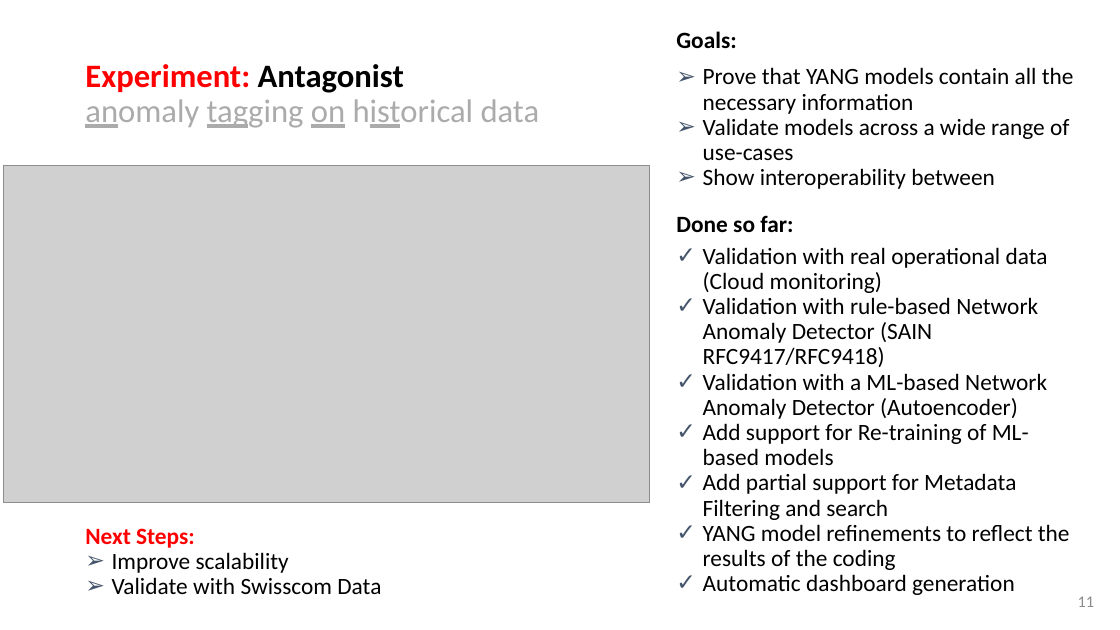
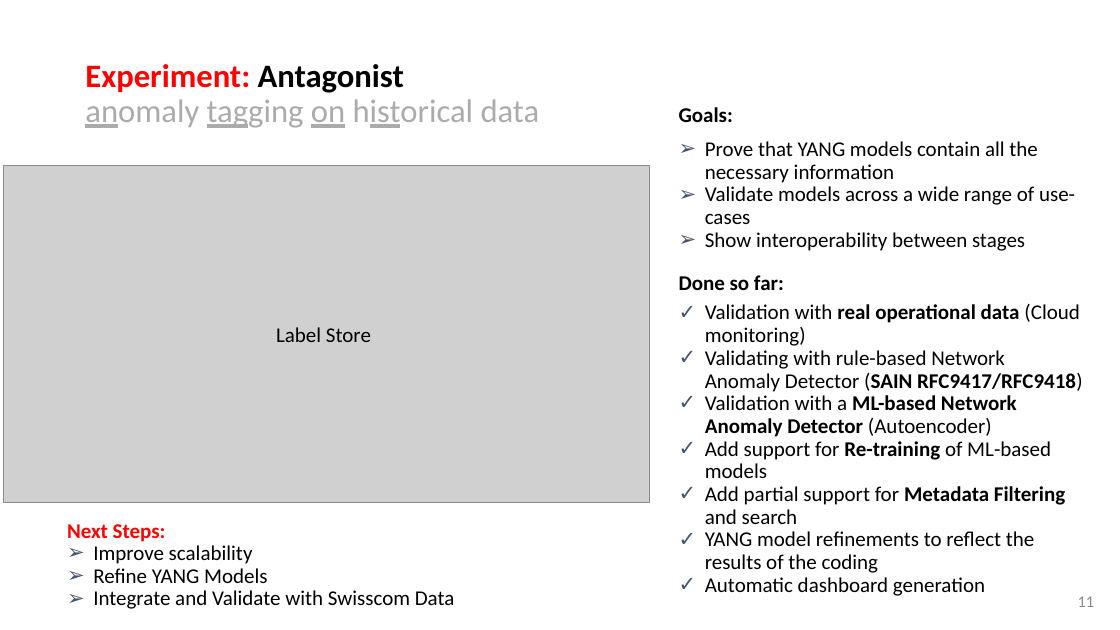
Before and after one commit to network-analytics/ietf-network-analytics-document-status, a slide deck: slide 11 of 120/NMOP/draft-netana-nmop-network-anomaly-architecture-semantics-lifecycle.pptx. Drawn at 1120x630 pixels with LibreOffice and Linux fonts; fonts in the diff are those of the drawing; grey boxes stand for pictures. Boxes give left, top, right and bottom in pixels: in the first picture for what was removed or moved away, otherwise in the second. Text is boxed around its words. In the diff, an @@ line names an element or a change of style, - is before the commit and + after.

```diff
--- a/120/NMOP/draft-netana-nmop-network-anomaly-architecture-semantics-lifecycle.pptx
+++ b/120/NMOP/draft-netana-nmop-network-anomaly-architecture-semantics-lifecycle.pptx
@@ text "Goals:": place and size @@
-text "Goals:" at <box>676,31,1074,595</box>
+text "Goals:" at <box>679,107,1082,596</box>
@@ text at <box>679,107,1079,596</box>: size 20 to 18 pt in "Goals:", "Prove that YANG models contain all the ...", "Validate models across a wide range of ...", "Done so far:" and 6 more places; bold on in "real operational data", "ML-based Network Anomaly Detector", "Re-training", "Metadata Filtering" @@
@@ text at <box>705,232,1025,251</box>: text changed; size 20 to 18 pt @@
-➢ Show interoperability between
+➢ Show interoperability between stages
@@ text added at <box>276,327,371,342</box>, 18 pt, text #000000 @@
+Label Store
@@ text at <box>705,350,1082,392</box>: text changed; size 20 to 18 pt @@
-✓ Validation with rule-based Network Anomaly Detector (SAIN RFC9417/RFC9418)
+✓ Validating with rule-based Network Anomaly Detector (SAIN RFC9417/RFC9418)
@@ text "Next Steps:": place and size @@
-text "Next Steps:" at <box>85,528,381,594</box>
+text "Next Steps:" at <box>67,524,455,609</box>
@@ text at <box>67,524,253,564</box>: size 20 to 18 pt in "Next Steps:", "Improve scalability" @@
@@ text at <box>93,568,455,609</box>: text changed; size 20 to 18 pt @@
-➢ Validate with Swisscom Data
+➢ Refine YANG Models
+➢ Integrate and Validate with Swisscom Data
```
Also in this commit, not shown: 3 other slides changed, 1 other file.
